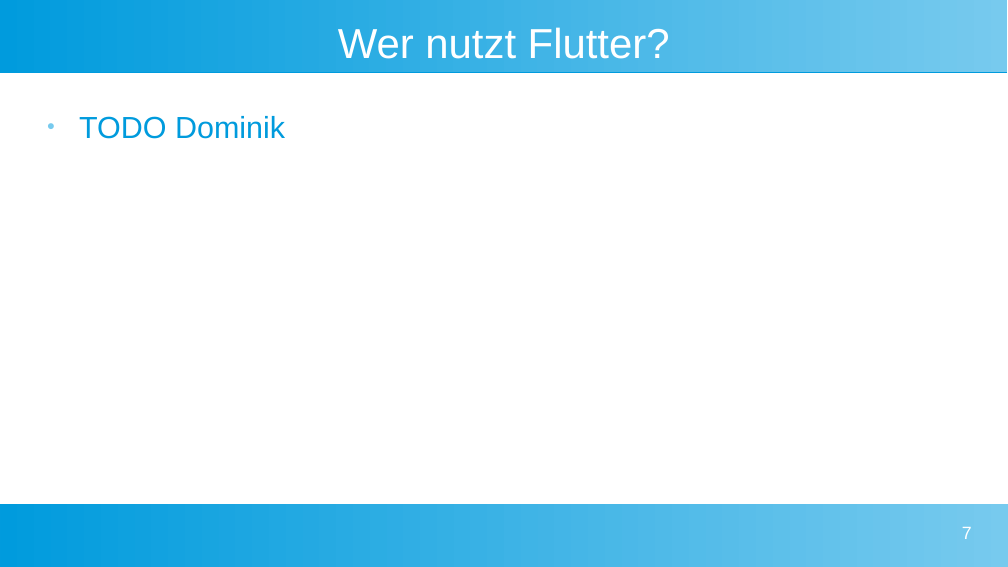
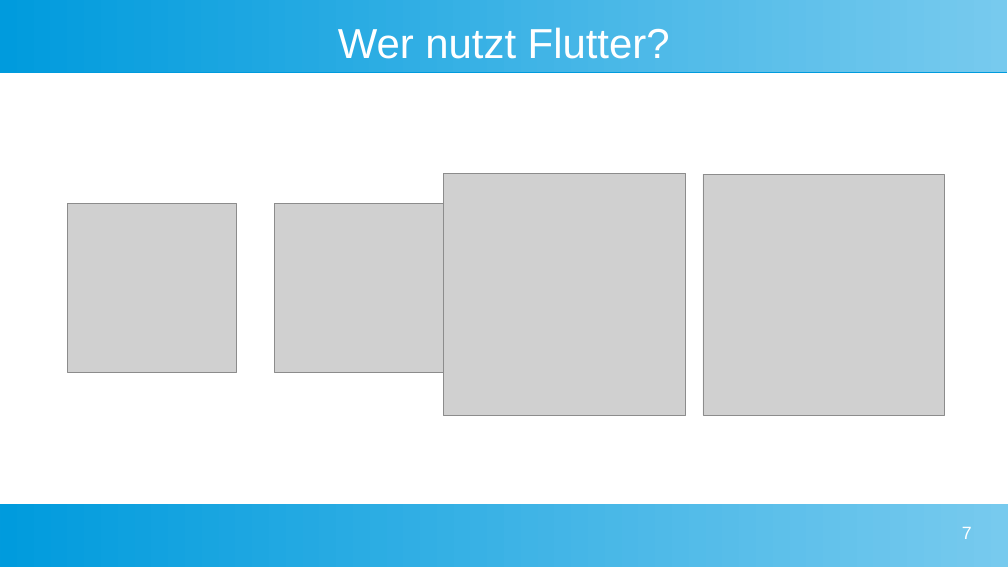
Before and after one commit to pygraz/django-flutter-example, a slide deck: slide 7 of enterPy Django meets Flutter.pptx. Drawn at 1008x567 pixels with LibreOffice and Linux fonts; fonts in the diff are those of the drawing; grey boxes stand for pictures; background and template pictures are left out. Boxes give left, top, right and bottom in pixels: in the first picture for what was removed or moved away, otherwise in the second. Text is boxed around its words. In the diff, an @@ line names an element or a change of style, - is before the commit and + after.

Commit message:
Add flutter slides and small corrections

```diff
--- a/enterPy Django meets Flutter.pptx
+++ b/enterPy Django meets Flutter.pptx
@@ text removed at (x1=79, y1=116, x2=285, y2=139) @@
-● TODO Dominik
@@ picture added at (x1=444, y1=174, x2=686, y2=416) @@
@@ picture added at (x1=703, y1=175, x2=945, y2=416) @@
@@ picture added at (x1=68, y1=204, x2=237, y2=373) @@
@@ picture added at (x1=274, y1=204, x2=444, y2=373) @@
```
Also in this commit, not shown: 16 other slides changed, 3 slides added, 1 slide removed.
